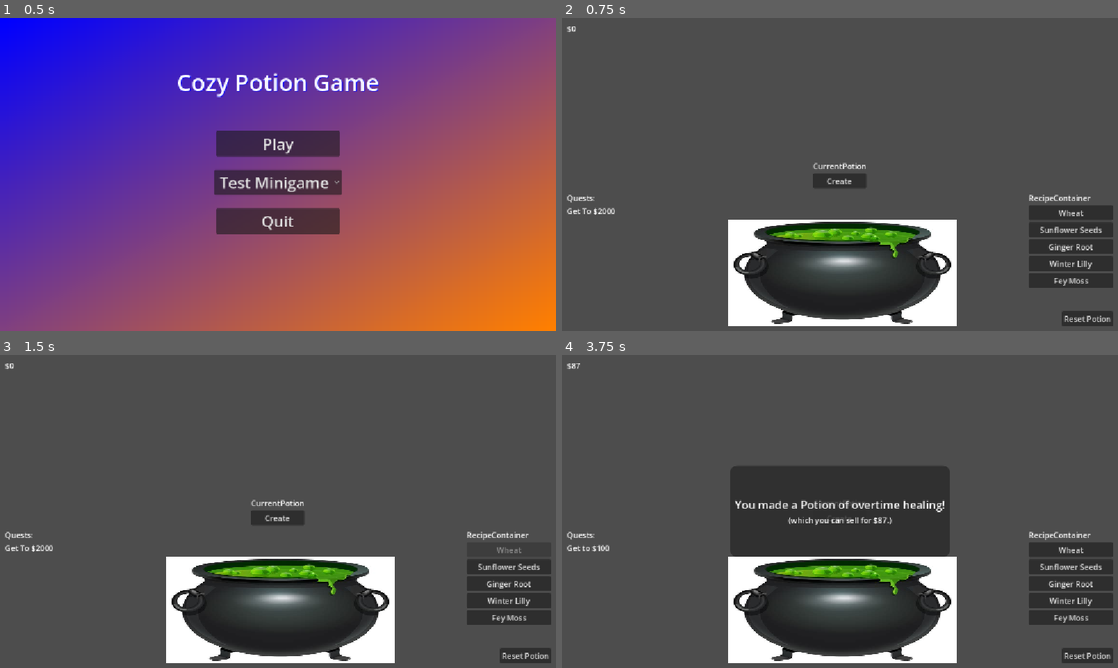
Above: before the commit, frames 1-4 (two rows, left to right).
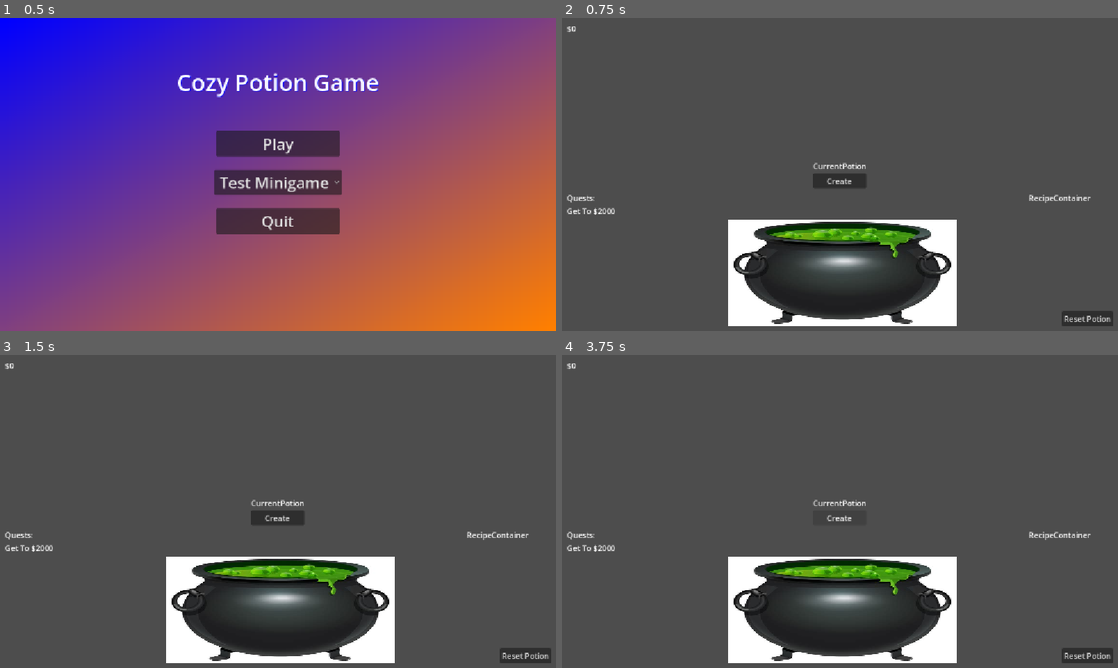
Above: after the commit, the same moments.

Repository: unimelb-game-makers/Team-Quibble-Production
Game: Godot game, scene res://scenes/main.tscn
Two runs of this game, one before a commit and one after it. Both use one fixed random seed, a clock stepped at 60 frames per second and the inputs below. The engine's default icon, where the game draws it, is replaced by a stand-in: a white triangle on a blue panel in a dark square.
Inputs (mouse positions are in pixels of both pictures, inside the frame that each line leads up to):
- Up to frame 1 (0.5 s): no input
- Up to frame 2 (0.75 s): click "Play" at 0.5 s
- Up to frame 3 (1.5 s): click (511, 549) at 1.25 s, where only the run before the commit has a clickable "Wheat"
- Up to frame 4 (3.75 s): click (1073, 567) at 2 s, where only the run before the commit has a clickable "Sunflower Seeds"; click (1073, 583) at 2.75 s, where only the run before the commit has a clickable "Ginger Root"; click "Create" at 3.5 s

Frame 1 is identical in both runs. In frame 2, 3.3% of the frame differs, in the area x 84-100%, y 60-87%; in frame 3, 2.7%; in frame 4, 14%, in the area x 1-100%, y 2-87%.
Error after the commit: Invalid access to property or key 'potion_ingredient_index' on a base object of type 'Node (PotionBrewing)'. (res://scripts/ui/cauldron_crafting_ui.gd:36)

Commit message:
updated: file structure and changed some code to fit godot's style guide

Diff:
--- a/cozy-potion-game/scene_objects/crushing_minigame_objects/ingredient_ball.tscn
+++ b/cozy-potion-game/assets/prefabs/minigame/crushing_minigame/ingredient_ball.tscn
@@ -1,7 +1,7 @@
 [gd_scene format=3 uid="uid://dndijkbu6kmrt"]
 
-[ext_resource type="Script" uid="uid://ieqfw76u2c8q" path="res://scene_objects/crushing_minigame_objects/ingredient_ball.gd" id="1_sli4w"]
-[ext_resource type="Texture2D" uid="uid://bcoqip3k17f5" path="res://scene_objects/crushing_minigame_objects/crushing_minigame_assets/ginger.jpeg" id="2_n1bdl"]
+[ext_resource type="Script" uid="uid://ieqfw76u2c8q" path="res://scripts/minigame/crushing_minigame/ingredient_ball.gd" id="1_sli4w"]
+[ext_resource type="Texture2D" uid="uid://bcoqip3k17f5" path="res://assets/sprites/minigame/crushing_minigame/ginger.jpeg" id="2_n1bdl"]
 
 [sub_resource type="StyleBoxFlat" id="StyleBoxFlat_4dvm4"]
 bg_color = Color(0.926813, 0.42044732, 0.3774877, 1)
--- a/cozy-potion-game/scene_objects/crushing_minigame_objects/pestle.tscn
+++ b/cozy-potion-game/assets/prefabs/minigame/crushing_minigame/pestle.tscn
@@ -1,7 +1,7 @@
 [gd_scene format=3 uid="uid://bvwov7462yf1x"]
 
-[ext_resource type="Script" uid="uid://di0h6fd4kd14f" path="res://scene_objects/crushing_minigame_objects/pestle.gd" id="1_kspic"]
-[ext_resource type="Texture2D" uid="uid://crp0882kh1uwn" path="res://scene_objects/crushing_minigame_objects/crushing_minigame_assets/pestle.png" id="1_larci"]
+[ext_resource type="Script" uid="uid://di0h6fd4kd14f" path="res://scripts/minigame/crushing_minigame/pestle.gd" id="1_kspic"]
+[ext_resource type="Texture2D" uid="uid://crp0882kh1uwn" path="res://assets/sprites/minigame/crushing_minigame/pestle.png" id="1_larci"]
 
 [sub_resource type="Curve" id="Curve_kspic"]
 _data = [Vector2(0, 0), 0.0, 0.0, 0, 0, Vector2(0.0875, 0.7538461), 0.660413, 0.660413, 0, 0, Vector2(1, 1), 0.0, 0.0, 0, 0]
--- a/cozy-potion-game/scenes/m&p_scene.tscn
+++ b/cozy-potion-game/scenes/crushing_minigame_scene.tscn
@@ -1,11 +1,11 @@
 [gd_scene format=3 uid="uid://cty6lpq8trkc8"]
 
-[ext_resource type="Script" uid="uid://cms2728e0rt6h" path="res://scene_objects/crushing_minigame_objects/crushing_minigame_scene.gd" id="1_fhxy2"]
-[ext_resource type="PackedScene" uid="uid://bvwov7462yf1x" path="res://scene_objects/crushing_minigame_objects/pestle.tscn" id="1_j31fb"]
-[ext_resource type="Texture2D" uid="uid://ctv72nx3uvy8c" path="res://scene_objects/crushing_minigame_objects/crushing_minigame_assets/blue_mortar_scene.jpeg" id="2_8v1xe"]
-[ext_resource type="PackedScene" uid="uid://dndijkbu6kmrt" path="res://scene_objects/crushing_minigame_objects/ingredient_ball.tscn" id="2_fhxy2"]
-[ext_resource type="Texture2D" uid="uid://uepnxtqkou3g" path="res://scene_objects/crushing_minigame_objects/crushing_minigame_assets/arrow_unfocus.png" id="3_fhxy2"]
-[ext_resource type="Texture2D" uid="uid://cw2c1lwuqh461" path="res://scene_objects/crushing_minigame_objects/crushing_minigame_assets/arrow.png" id="4_bmuh6"]
+[ext_resource type="Script" uid="uid://cms2728e0rt6h" path="res://scripts/minigame/crushing_minigame/crushing_minigame_scene.gd" id="1_fhxy2"]
+[ext_resource type="PackedScene" uid="uid://bvwov7462yf1x" path="res://assets/prefabs/minigame/crushing_minigame/pestle.tscn" id="1_j31fb"]
+[ext_resource type="Texture2D" uid="uid://ctv72nx3uvy8c" path="res://assets/sprites/minigame/crushing_minigame/blue_mortar_scene.jpeg" id="2_8v1xe"]
+[ext_resource type="PackedScene" uid="uid://dndijkbu6kmrt" path="res://assets/prefabs/minigame/crushing_minigame/ingredient_ball.tscn" id="2_fhxy2"]
+[ext_resource type="Texture2D" uid="uid://uepnxtqkou3g" path="res://assets/sprites/minigame/crushing_minigame/arrow_unfocus.png" id="3_fhxy2"]
+[ext_resource type="Texture2D" uid="uid://cw2c1lwuqh461" path="res://assets/sprites/minigame/crushing_minigame/arrow.png" id="4_bmuh6"]
 
 [node name="M&P Scene" type="Control" unique_id=126500727 node_paths=PackedStringArray("win_label_placeholder")]
 layout_mode = 3
--- a/cozy-potion-game/scenes/main_menu.tscn
+++ b/cozy-potion-game/scenes/main_menu.tscn
@@ -3,7 +3,7 @@
 [ext_resource type="Theme" uid="uid://85dmvce53jyf" path="res://assets/main_theme.tres" id="1_l6cm7"]
 [ext_resource type="Script" uid="uid://drd1spct1hl1y" path="res://scripts/main_menu.gd" id="2_ekxnf"]
 [ext_resource type="PackedScene" uid="uid://b8cph38syc08d" path="res://scenes/cauldron_scene.tscn" id="3_wu84c"]
-[ext_resource type="PackedScene" uid="uid://cty6lpq8trkc8" path="res://scenes/m&p_scene.tscn" id="4_8ln24"]
+[ext_resource type="PackedScene" uid="uid://cty6lpq8trkc8" path="res://scenes/crushing_minigame_scene.tscn" id="4_8ln24"]
 [ext_resource type="PackedScene" uid="uid://dggr5lsckq1da" path="res://scenes/recipe_scene.tscn" id="5_8ln24"]
 
 [sub_resource type="Gradient" id="Gradient_ekxnf"]
--- a/cozy-potion-game/scripts/potion_crafting/potion.gd
+++ b/cozy-potion-game/scripts/potion_crafting/potion.gd
@@ -12,6 +12,15 @@
 	INSTANT,
 	OVERTIME,
 }
+
+const JSON_PATH: String = "res://scripts/potion_crafting/potion_list.json"
+const PLACEHOLDER: Texture = preload("res://icon.svg")
+
+static var potion_ingredient_index: Dictionary[String, PotionIngredient] :
+	get:
+		if potion_ingredient_index == null:
+			_read_json_data()
+		return potion_ingredient_index
 
 var name: String = "Inert Potion"
 var value: int = 0
@@ -44,3 +53,28 @@
 		potion_value += _potion_effects[best_effect] - _potion_effects[opposing_effect]
 
 	return potion_value
+
+static func _read_json_data() -> void:
+	var json_string: String = FileAccess.open(JSON_PATH, FileAccess.READ).get_as_text()
+	var json_data: JSON = JSON.new()
+
+	assert(json_data.parse(json_string) == OK,
+			"Variable json_data was null. %s" % [json_data.get_error_message()])
+
+	var potion_data = json_data.data["potions"]
+
+	# this should be changed for a more efficent option at some point
+	for entry in potion_data:
+		var temp_potion: PotionIngredient = PotionIngredient.new()
+		temp_potion.name = entry["name"]
+		temp_potion.sprite = PLACEHOLDER
+
+		temp_potion.healing = entry["healing"]
+		temp_potion.energy = entry["energy"]
+		temp_potion.cure_disease = entry["cure_disease"]
+		temp_potion.poison = entry["poison"]
+
+		temp_potion.instant = entry["instant"]
+		temp_potion.overtime = entry["overtime"]
+
+		potion_ingredient_index[temp_potion.name] = temp_potion.duplicate()
--- a/cozy-potion-game/scripts/potion_crafting/potion_brewing.gd
+++ b/cozy-potion-game/scripts/potion_crafting/potion_brewing.gd
@@ -1,12 +1,5 @@
 class_name PotionBrewing
 extends Node
-
-var potion_ingredient_index: Dictionary[String, PotionIngredient]
-var json_path: String = "res://scripts/potion_crafting/potion_list.json"
-var placeholder: Texture = preload("res://icon.svg")
-
-func _ready() -> void:
-	read_json_data()
 
 func attempt_brewing(_potion_recipe: Array[PotionIngredient]) -> Potion:
 	# Unless something else broke, this method shouldn't get a recipe bigger than 3 ingredients
@@ -44,29 +37,3 @@
 	potion.value = Potion.get_value(effect_score) + type_score[potion_type]
 
 	return potion
-
-
-func read_json_data() -> void:
-	var json_string: String = FileAccess.open(json_path, FileAccess.READ).get_as_text()
-	var json_data: JSON = JSON.new()
-
-	assert(json_data.parse(json_string) == OK,
-			"Variable json_data was null. %s" % [json_data.get_error_message()])
-
-	var potion_data = json_data.data["potions"]
-
-	# this should be changed for a more efficent option at some point
-	for entry in potion_data:
-		var temp_potion: PotionIngredient = PotionIngredient.new()
-		temp_potion.name = entry["name"]
-		temp_potion.sprite = placeholder
-
-		temp_potion.healing = entry["healing"]
-		temp_potion.energy = entry["energy"]
-		temp_potion.cure_disease = entry["cure_disease"]
-		temp_potion.poison = entry["poison"]
-
-		temp_potion.instant = entry["instant"]
-		temp_potion.overtime = entry["overtime"]
-
-		potion_ingredient_index[temp_potion.name] = temp_potion.duplicate()
--- a/cozy-potion-game/scripts/recipe_choosing/ingredient.gd
+++ b/cozy-potion-game/scripts/recipe_choosing/ingredient.gd
@@ -7,7 +7,7 @@
 # The orginal owner of ingredient, i.e. Storage/Vbox
 var ingredient_box: VBoxContainer = null
 # Poor used for sorting ingredients
-var ingre_type: String = ""
+var ingredient_type: String = ""
 
 
 func _ready() -> void:
@@ -16,7 +16,7 @@
 
 func set_text(newtext: String) -> void:
 	label.text = newtext
-	ingre_type = newtext
+	ingredient_type = newtext
 
 
 func get_dragbox() -> Area2D:
@@ -24,7 +24,7 @@
 
 
 func get_info() -> String:
-	return ingre_type
+	return ingredient_type
 
 # Called when dragged to ensure returns to orignal owner
 func return_to_box() -> void:
--- a/cozy-potion-game/scripts/recipe_choosing/step_holder.gd
+++ b/cozy-potion-game/scripts/recipe_choosing/step_holder.gd
@@ -10,7 +10,7 @@
 const MAX_STEPS = 3
 
 # Base methods used for prototype
-const base_methods: Array[String] = ["Mortar", "Heat", "..."]
+const BASE_METHODS: Array[String] = ["Mortar", "Heat", "..."]
 
 # Called when the node enters the scene tree for the first time.
 func _ready() -> void:
@@ -35,7 +35,7 @@
 		instance.get_placebox().input_event.connect(drop_ingredient.bind(instance))
 
 		# Sets PopUpMenu methods
-		instance.set_methods(base_methods)
+		instance.set_methods(BASE_METHODS)
 
 		num_steps += 1
 
@@ -56,17 +56,17 @@
 		add_step_button.visible = true
 
 		# Gets step to remove
-		var remove_inst := container.get_children()[-1]
+		var remove_instance := container.get_children()[-1]
 		num_steps -= 1
 
 		# Updates position of Add and Remove button
-		var new_y = remove_inst.custom_minimum_size.y * (num_steps - 1)
+		var new_y = remove_instance.custom_minimum_size.y * (num_steps - 1)
 		add_step_button.global_position.y = new_y
 		remove_step_button.global_position.y = new_y + add_step_button.size.y
 
 		# Removes lastest step
-		remove_inst.return_ingredient()
-		remove_inst.queue_free()
+		remove_instance.return_ingredient()
+		remove_instance.queue_free()
 
 		# Hides Remove button if only 1 step left
 		if num_steps <= 1:
@@ -74,11 +74,11 @@
 			remove_step_button.visible = false
 
 # If ingredient dropped over step PlaceBox, places ingredient in step
-func drop_ingredient(viewport: Node, event: InputEvent, shape_idx: int, node) -> void:
+func drop_ingredient(_viewport: Node, _event: InputEvent, _shape_idx: int, node) -> void:
 	if Input.is_action_just_released("LMB"):
 		# Semi Hardcoded idk what to do here
-		var ingre = get_tree().current_scene.get_dragging()
-		if ingre == null:
+		var ingredient = get_tree().current_scene.get_dragging()
+		if ingredient == null:
 			return
 
 		# Returns previous ingredient to storage
@@ -86,9 +86,9 @@
 			node.stored_ingredient.return_to_box()
 
 		# Stores and replaces new ingredient on selected step
-		node.stored_ingredient = ingre
-		ingre.reparent(node.get_ingredientBox())
-		ingre.position = Vector2.ZERO
+		node.stored_ingredient = ingredient
+		ingredient.reparent(node.get_ingredientBox())
+		ingredient.position = Vector2.ZERO
 
 # Called when Final Button pressed, returns step information
 # If no info exists returns empty array
--- a/cozy-potion-game/scripts/recipe_choosing/storage.gd
+++ b/cozy-potion-game/scripts/recipe_choosing/storage.gd
@@ -1,14 +1,14 @@
 extends ScrollContainer
 
-
+# please be more descriptive with the names of things :)
 @onready var vbox: VBoxContainer = $Vbox
 
-
+# replace this with a method that retrieves ingredients from potion
 var base_ingredients: Array[String] = ["Mushroom", "Star Dust", "Monkey Paw", \
 		"Coffee", "Blood", "Walrus Hair"]
 
 var dragging: bool = false # True if ingredient being dragged
-var ingre_dragging: Ingredient = null # Ingredient being dragged
+var ingredient_dragging: Ingredient = null # Ingredient being dragged
 
 
 func _ready() -> void:
@@ -19,6 +19,18 @@
 		vbox.add_child(instance)
 		instance.get_dragbox().input_event.connect(start_dragging.bind(instance))
 		instance.set_text(ingredient)
+
+# If dragging, places dragged ingredient under mouse
+func _process(_delta: float) -> void:
+	if dragging:
+		if Input.is_action_just_released("LMB"):
+			dragging = false
+			ingredient_dragging.top_level = false
+			ingredient_dragging = null
+
+			queue_sort()
+		else:
+			ingredient_dragging.global_position = get_global_mouse_position()
 
 # Called to make sort_ingredients() be called with queue_sort()
 func _notification(what: int) -> void:
@@ -43,7 +55,7 @@
 # Called by scene script to get current dragging ingredient
 func get_dragging_ingredient() -> Ingredient:
 	if dragging:
-		return ingre_dragging
+		return ingredient_dragging
 	return null
 
 # Called when Ingredients feel input, trys to start dragging given ingredient
@@ -51,20 +63,8 @@
 		-> void:
 	if !dragging and event.is_action_pressed("LMB"):
 		dragging = true
-		ingre_dragging = node
+		ingredient_dragging = node
 		node.top_level = true
 
 		# If previously on step, places under storage again
 		node.reparent(vbox)
-
-# If dragging, places dragged ingredient under mouse
-func _process(_delta: float) -> void:
-	if dragging:
-		if Input.is_action_just_released("LMB"):
-			dragging = false
-			ingre_dragging.top_level = false
-			ingre_dragging = null
-
-			queue_sort()
-		else:
-			ingre_dragging.global_position = get_global_mouse_position()
Not shown, removed: cozy-potion-game/assets/prefabs/placeholder.txt
Renamed: cozy-potion-game/scenes/ingredient.tscn -> cozy-potion-game/assets/prefabs/recipe_prototype/ingredient.tscn
Renamed: cozy-potion-game/scenes/step.tscn -> cozy-potion-game/assets/prefabs/recipe_prototype/step.tscn
Renamed: cozy-potion-game/scene_objects/crushing_minigame_objects/crushing_minigame_assets/arrow.png -> cozy-potion-game/assets/sprites/minigame/crushing_minigame/arrow.png
Not shown, changed: cozy-potion-game/assets/sprites/minigame/crushing_minigame/arrow.png.import
Renamed: cozy-potion-game/scene_objects/crushing_minigame_objects/crushing_minigame_assets/arrow_unfocus.png -> cozy-potion-game/assets/sprites/minigame/crushing_minigame/arrow_unfocus.png
Not shown, changed: cozy-potion-game/assets/sprites/minigame/crushing_minigame/arrow_unfocus.png.import
Renamed: cozy-potion-game/scene_objects/crushing_minigame_objects/crushing_minigame_assets/blue_mortar_scene.jpeg -> cozy-potion-game/assets/sprites/minigame/crushing_minigame/blue_mortar_scene.jpeg
Not shown, changed: cozy-potion-game/assets/sprites/minigame/crushing_minigame/blue_mortar_scene.jpeg.import
Renamed: cozy-potion-game/scene_objects/crushing_minigame_objects/crushing_minigame_assets/ginger.jpeg -> cozy-potion-game/assets/sprites/minigame/crushing_minigame/ginger.jpeg
Not shown, changed: cozy-potion-game/assets/sprites/minigame/crushing_minigame/ginger.jpeg.import
Renamed: cozy-potion-game/scene_objects/crushing_minigame_objects/crushing_minigame_assets/pestle.png -> cozy-potion-game/assets/sprites/minigame/crushing_minigame/pestle.png
(and 7 more such lines)
